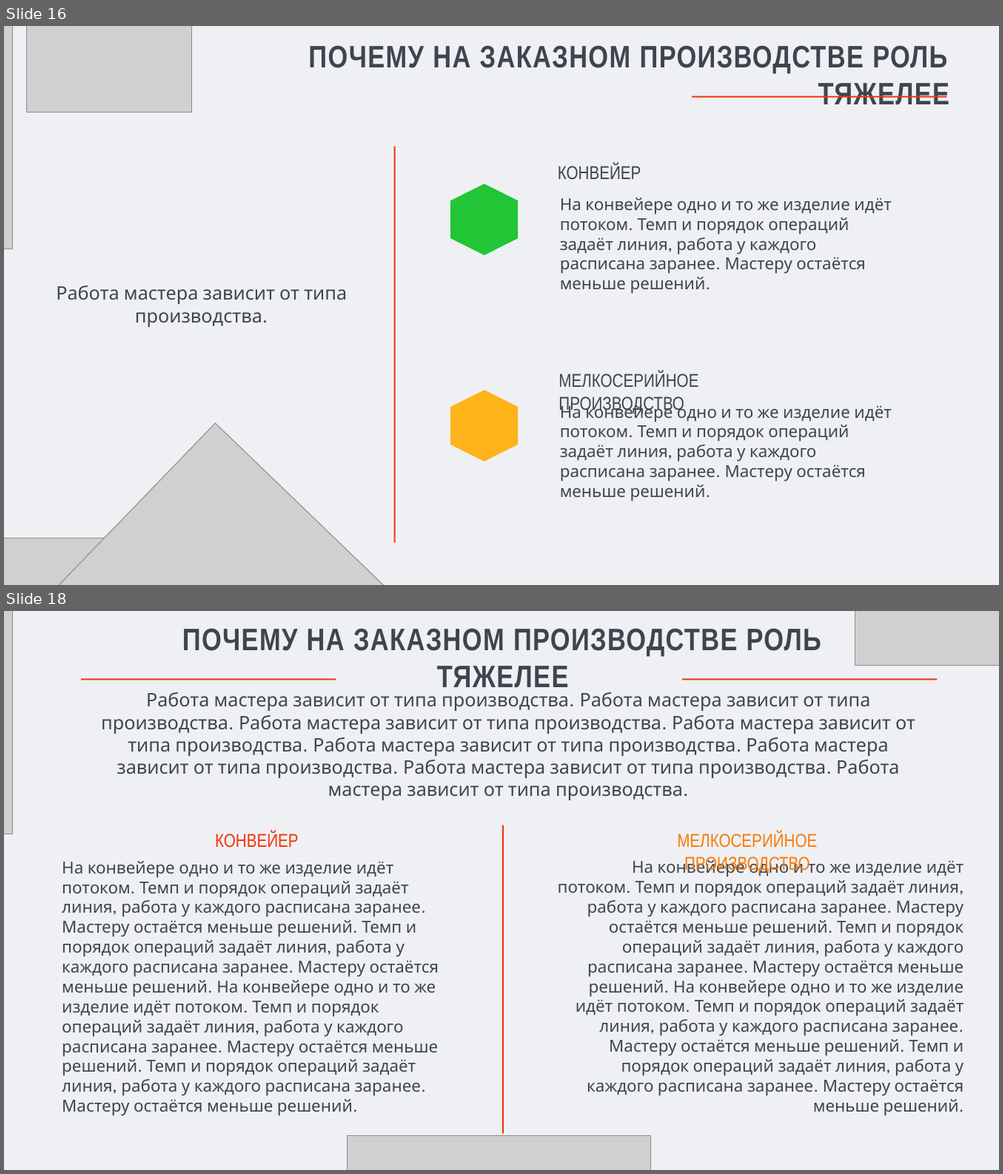
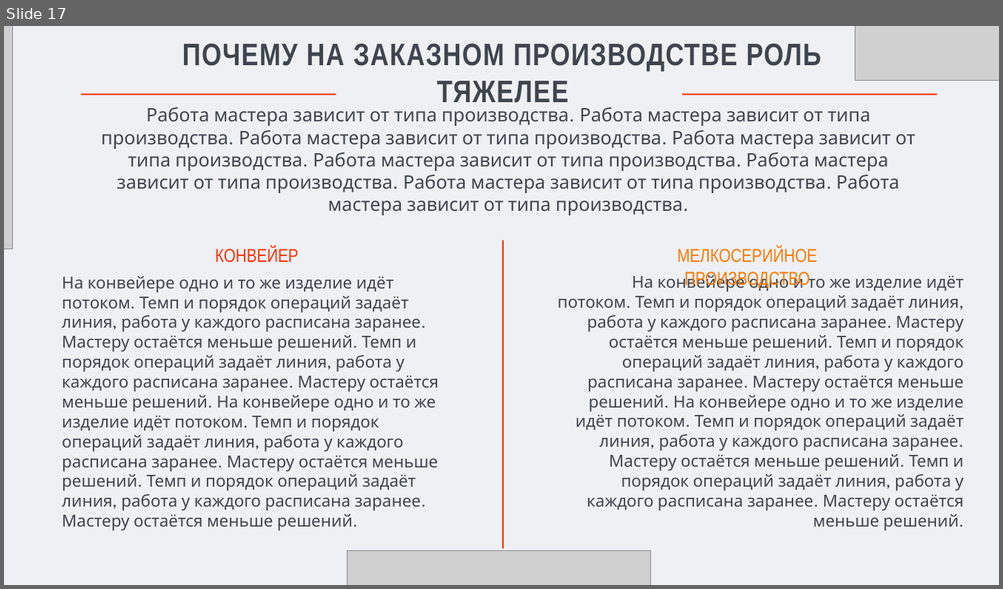
Before and after one commit to nastyasud526/text-to-slides, a slide deck: Производство дизайн шаблон — именованные поля.pptx. Shown one above the other, each under a label of ours: slides 16 and 18 before the commit, slide 17 after it; the slides between them are not shown. The pictures are 1003x1174 and 1003x589 pixels, drawn with LibreOffice and Linux fonts; fonts in the diff are those of the drawing; grey boxes stand for pictures; background and template pictures are left out. Boxes give left, top, right and bottom in pixels: in the first picture for what was removed or moved away, otherwise in the second. Text is boxed around its words. In the diff, an @@ line names an element or a change of style, - is before the commit and + after.

```diff
--- a/Производство дизайн шаблон — именованные поля.pptx
+++ b/Производство дизайн шаблон — именованные поля.pptx
@@ slide 16 removed at (4,26,999,585), background #EEF0F3 @@
@@ picture removed at (4,26,12,249) @@
@@ picture removed at (26,26,191,113) @@
@@ text removed at (308,45,950,105) @@
-ПОЧЕМУ НА ЗАКАЗНОМ ПРОИЗВОДСТВЕ РОЛЬ ТЯЖЕЛЕЕ
@@ line removed from (692, 97) to (946, 97) @@
@@ line removed from (394, 146) to (394, 543) @@
@@ text removed at (558,164,641,179) @@
-КОНВЕЙЕР
@@ hexagon removed at (451,184,518,255) @@
@@ text removed at (560,198,891,294) @@
-На конвейере одно и то же изделие идёт потоком. Темп и порядок операций задаёт линия, работа у каждого расписана заранее. Мастеру остаётся меньше решений.
@@ title removed at (56,286,347,327) @@
-Работа мастера зависит от типа производства.
@@ text removed at (558,372,698,414) @@
-МЕЛКОСЕРИЙНОЕ ПРОИЗВОДСТВО
@@ hexagon removed at (451,390,518,462) @@
@@ text removed at (560,403,891,502) @@
-На конвейере одно и то же изделие идёт потоком. Темп и порядок операций задаёт линия, работа у каждого расписана заранее. Мастеру остаётся меньше решений.
@@ picture removed at (7,423,431,585) @@
@@ picture removed at (4,539,274,585) @@
@@ what was slide 18 is now slide 17 @@
```
Also in this commit, not shown: 2 other slides removed, 27 other files.
